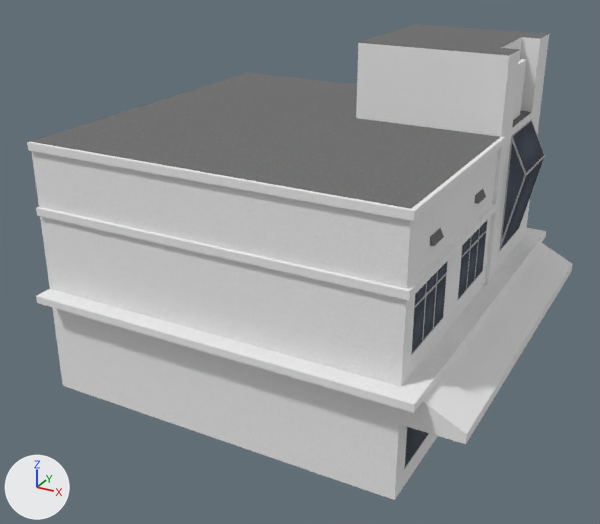
The Blender file Assets/Models/houses/house6/house6.blend as it was, and as the next commit left it.
One viewpoint serves both versions: a 50 mm lens placed at (4.9, -13.76, 12.5), pointed at (-5.22, 4.64, 3.3). The axes (+X, +Y, +Z) are drawn at lower left. The lights are the same throughout.
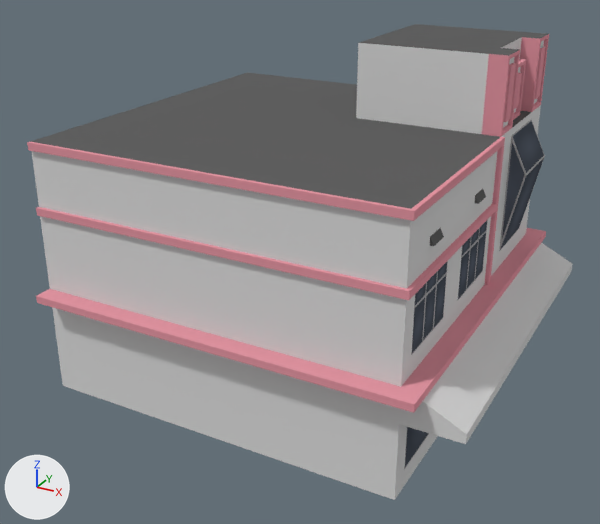
What differs and where, as boxes [x1, y1, x2, y2] in the pictures (600 x 524 px; the box of a moved part takes in the faces that stretch with it):
'Cube', surface changed, reshaped
    both: [27, 24, 573, 500]
part 1 of me_cube, built on
    both: [501, 34, 549, 136]
part 2 of me_cube, moved or reshaped
    both: [399, 409, 411, 424]
part 3 of me_cube, surface changed
    both: [27, 24, 573, 500]

The edits, one by one:
Picture 'MiamiAtlas.png' (img_miamiatlas_png) is new.
Material 'Material' (mat_material) changes its picture from img_house4_png to img_miamiatlas_png.
me_cube is used by ob_cube; location (0.0, 0.0, 0.0); rotation (-1.571, -3.142, 0.0), in degrees (-90, -180, 0).
Verts and faces of me_cube; kept vertices keep their numbers, new ones are numbered from 252.
Before the commit, vertices of me_cube: 66 (0.5, 2.8, 0.5), 68 (0.0, 2.8, 0.5) at pixel (422, 401), 251 (0.5, 2.05, 0.5) at pixel (398, 424).
me_cube had 252 vertices, 219 faces and spanned x -1.0..10.5, y 0.0..9.0, z 0.0..11.0.
me_cube now has 300 vertices, 266 faces and spans x -1.0..10.5, y 0.0..9.0, z 0.0..11.0.
Part 1, on me_cube:
3 faces are deleted.
20 vertices are added at x 0.5..0.8, y 7.1..8.4, z 6.6..10.4.
6 new vertices lie (0.1, 0.0, 0.0) away from vertices in x 0.5..0.7, y 7.1, z 6.6..10.4.
8 new vertices lie (0.0, 1.8, 0.0) away from vertices in x 0.5..0.6, y 7.1, z 6.6..10.4.
6 new vertices lie (0.0, 0.0, 0.4) away from vertices in x 0.5..0.8, y 7.3, z 6.8..9.8.
8 new vertices lie (0.0, 1.4, 0.0) away from vertices in x 0.5..0.6, y 7.3, z 6.8..10.2.
51 new faces join them.
Part 2, on me_cube:
Faces deleted: (66, 68, 251).
New faces: (66, 251, 68).
me_cube part 3: 213 kept faces spanning x -1.0..10.5, y 0.0..9.0, z 0.0..11.0 get new texture (UV) coordinates.
